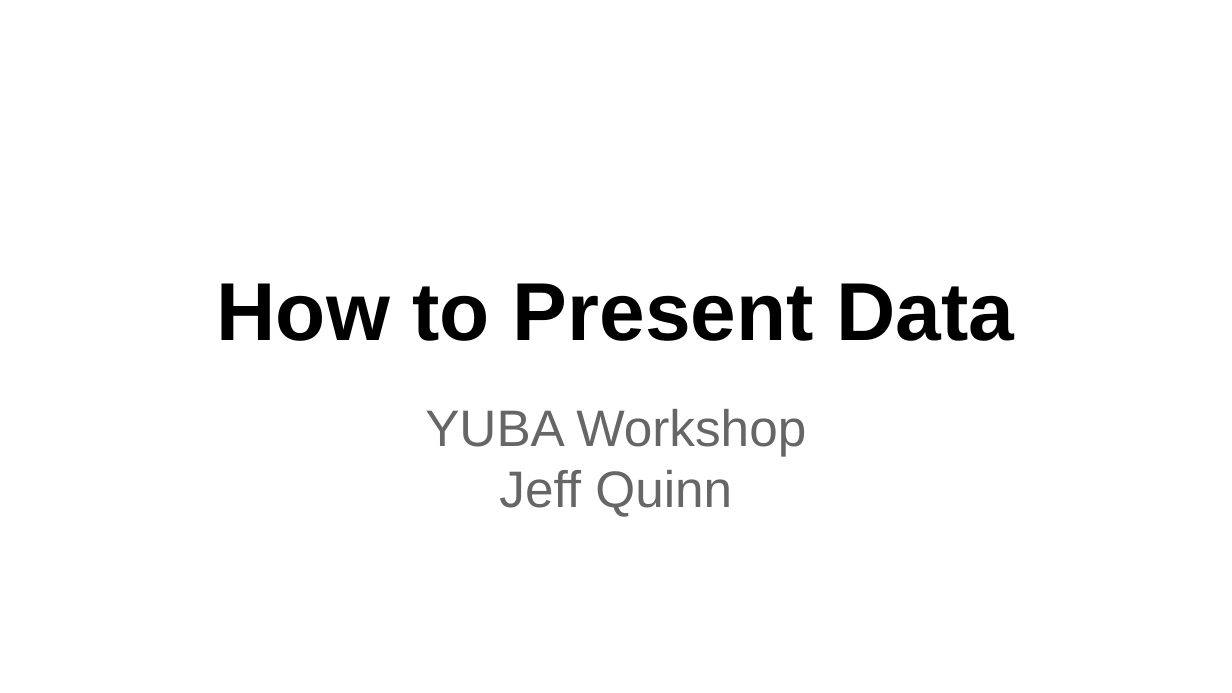
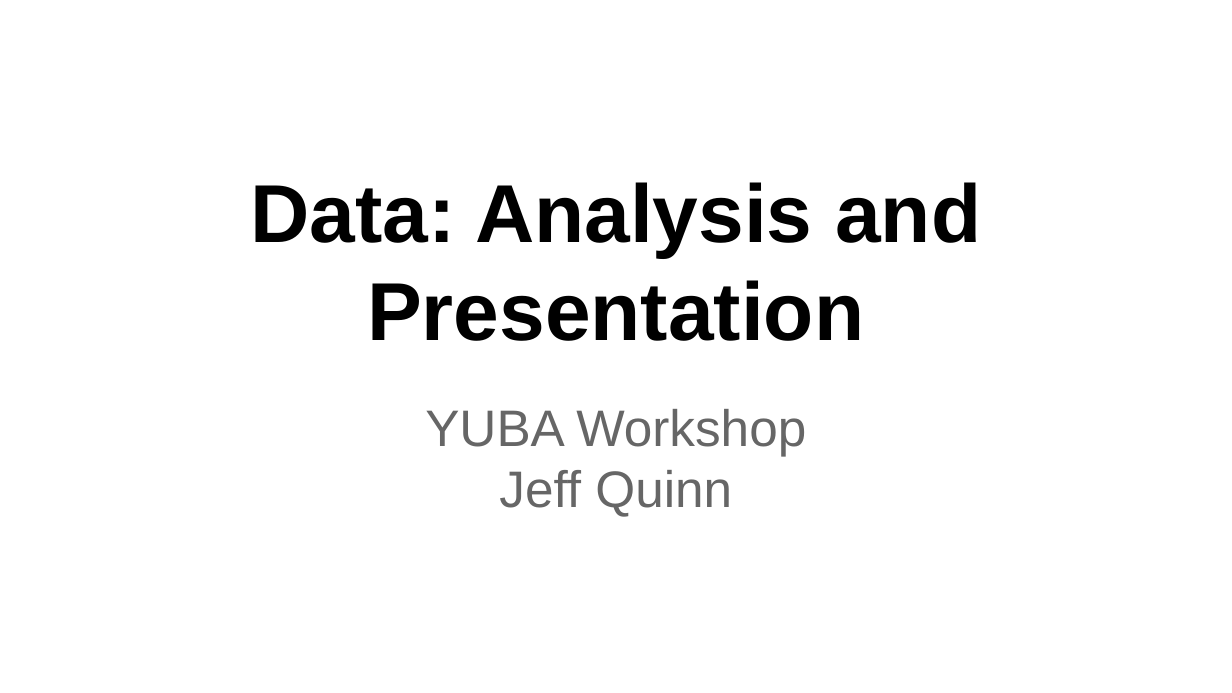
Before and after one commit to qwwqwwq/IPEDS, a slide deck: slide 1 of Data Analysis and Presentation.pptx. Drawn at 1232x693 pixels with LibreOffice and Linux fonts; fonts in the diff are those of the drawing. Boxes give left, top, right and bottom in pixels: in the first picture for what was removed or moved away, otherwise in the second. Text is boxed around its words. In the diff, an @@ line names an element or a change of style, - is before the commit and + after.

```diff
--- a/Data Analysis and Presentation.pptx
+++ b/Data Analysis and Presentation.pptx
@@ title at (250,182,981,341): text changed @@
-How to Present Data
+Data: Analysis and Presentation
```
Also in this commit, not shown: 4 other slides changed, 11 slides added, 1 slide removed, 3 other files.
